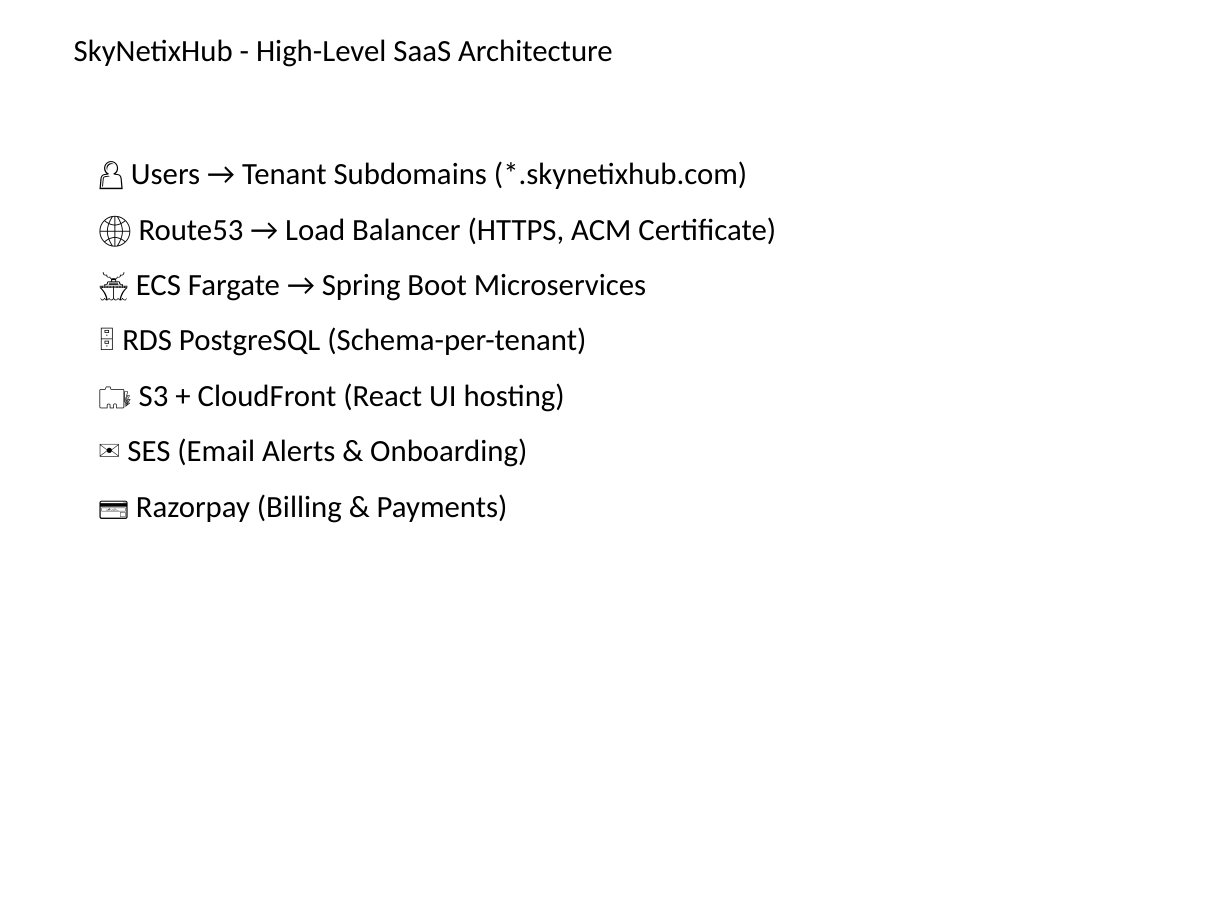
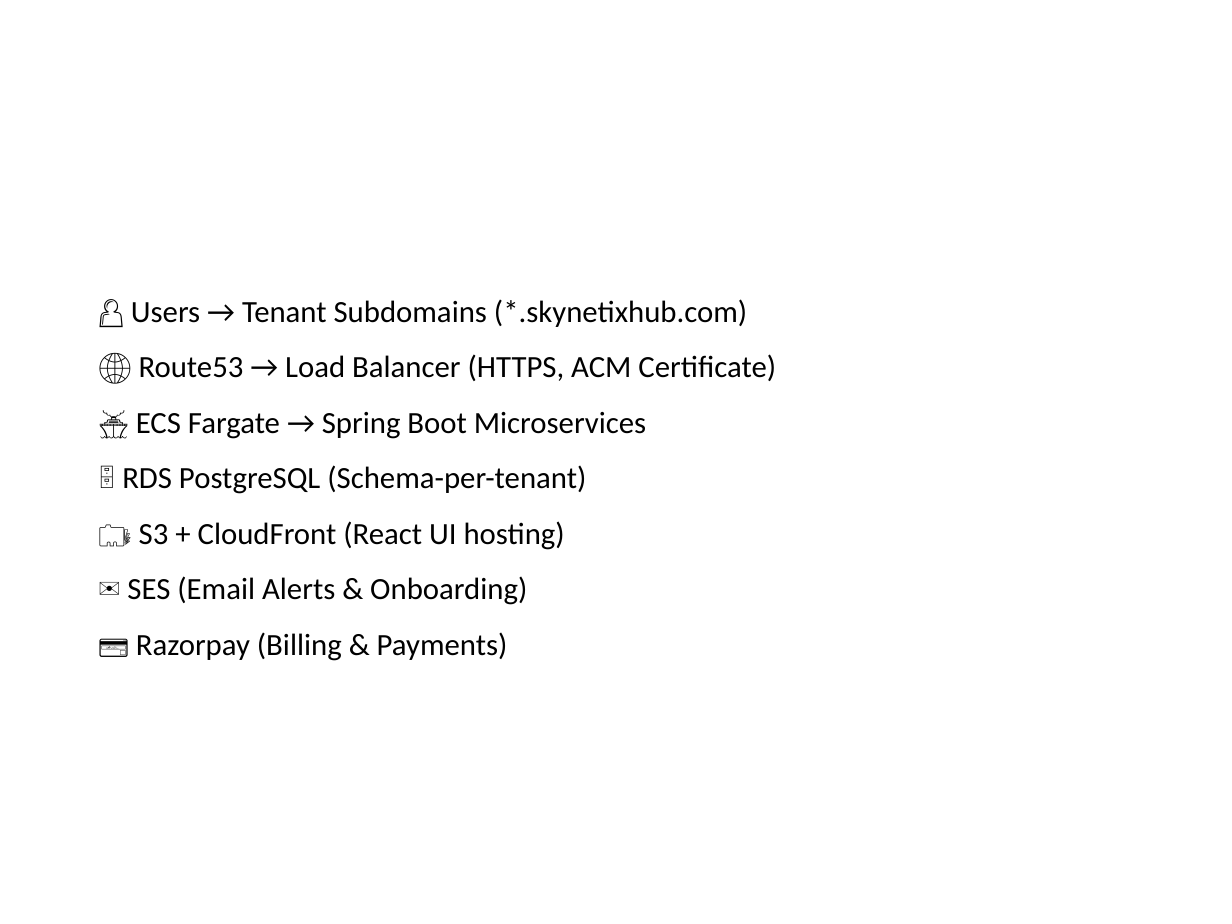
Before and after one commit to SkyNetix-Systems/SkyNetixHub, a slide deck: slide 2 of docs/SkyNetixHub_AWS_Architecture.pptx (slide 1 before the commit). Drawn at 1232x924 pixels with LibreOffice and Linux fonts; fonts in the diff are those of the drawing. Boxes give left, top, right and bottom in pixels: in the first picture for what was removed or moved away, otherwise in the second. Text is boxed around its words. In the diff, an @@ line names an element or a change of style, - is before the commit and + after.

Commit message:
architecture added

```diff
--- a/docs/SkyNetixHub_AWS_Architecture.pptx
+++ b/docs/SkyNetixHub_AWS_Architecture.pptx
@@ text removed at (74,39,613,67) @@
-SkyNetixHub - High-Level SaaS Architecture
@@ 7 texts: place and size @@
-7 texts at (122,161,776,523)
+7 texts at (122,299,776,661)
```
Also in this commit, not shown: 1 other slide changed, 1 slide added, 1 other file.
